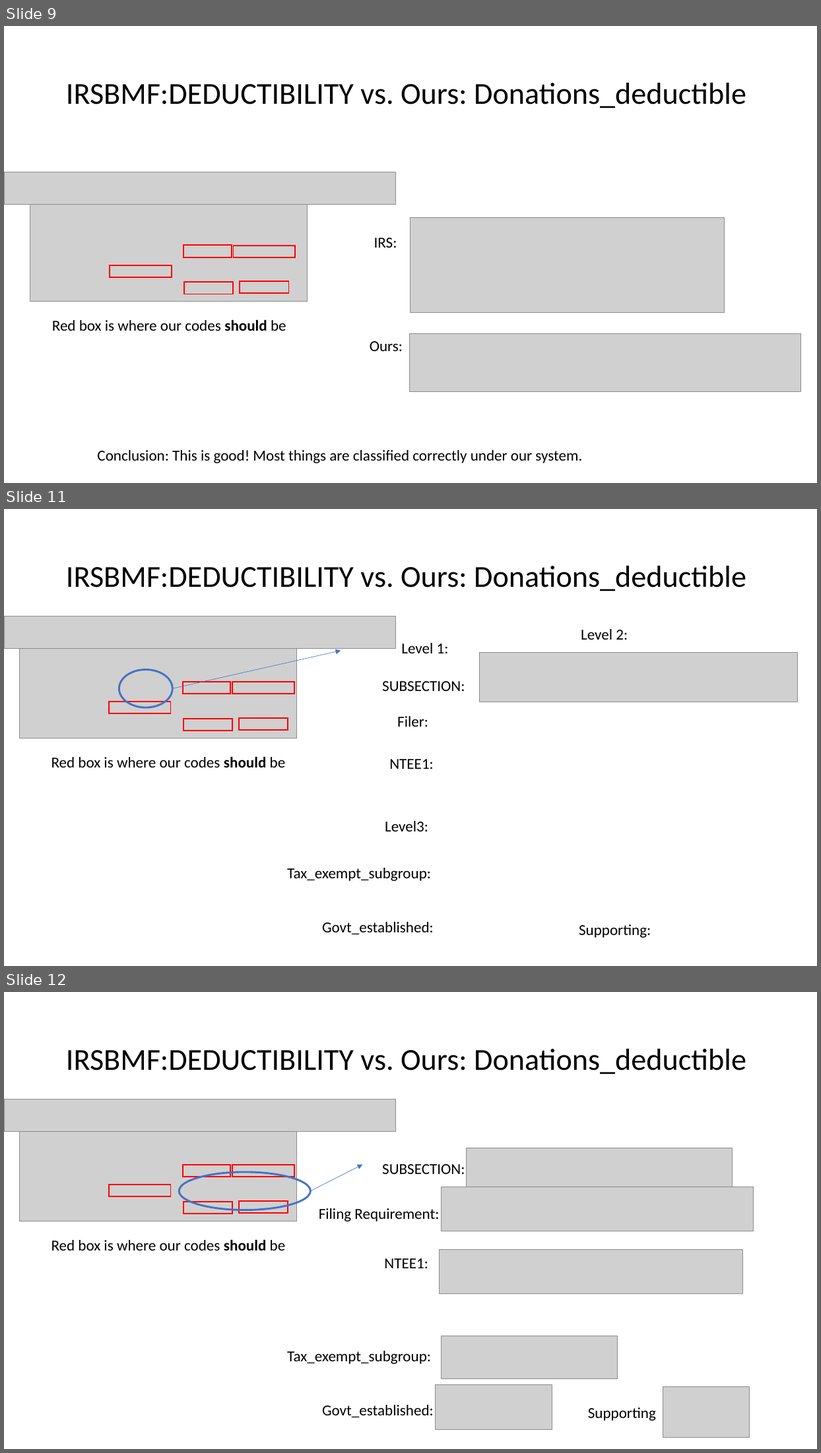
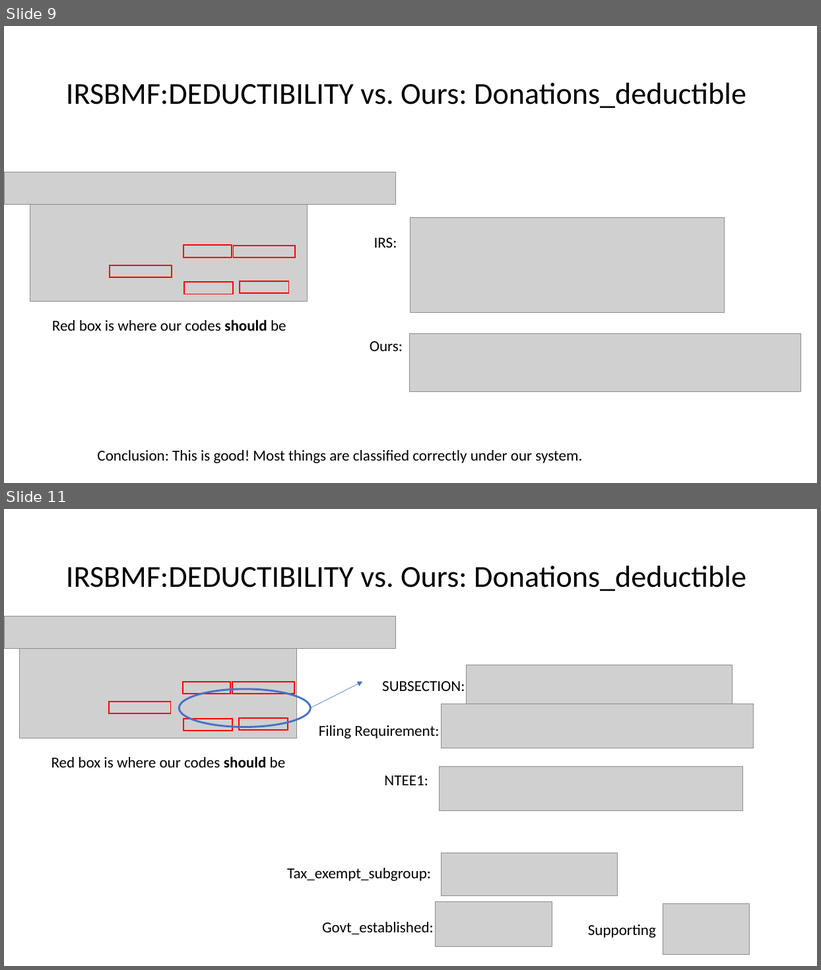
Before and after one commit to Nonprofit-Open-Data-Collective/metadata-standards, a slide deck: tax-exempt-status/501ctype-groups.pptx. Shown one above the other, each under a label of ours: slides 9, 11 and 12 before the commit, slides 9 and 11 after it; the slides between them are not shown. The pictures are 821x1453 and 821x970 pixels, drawn with LibreOffice and Linux fonts; fonts in the diff are those of the drawing; grey boxes stand for pictures. Boxes give left, top, right and bottom in pixels: in the first picture for what was removed or moved away, otherwise in the second. Text is boxed around its words. In the diff, an @@ line names an element or a change of style, - is before the commit and + after.

Commit message:
looking more into donations_deductible

```diff
--- a/tax-exempt-status/501ctype-groups.pptx
+++ b/tax-exempt-status/501ctype-groups.pptx
@@ slide 11 removed at [4, 509, 817, 966], background #FFFFFF @@
@@ title removed at [66, 566, 746, 591] @@
-IRSBMF:DEDUCTIBILITY vs. Ours: Donations_deductible
@@ picture removed at [4, 617, 395, 648] @@
@@ picture removed at [20, 626, 297, 739] @@
@@ text removed at [401, 643, 449, 654] @@
-Level 1:
@@ text removed at [581, 629, 628, 640] @@
-Level 2:
@@ arrow removed from (172, 689) to (341, 650) @@
@@ picture removed at [479, 653, 797, 702] @@
@@ ellipse removed at [120, 669, 173, 707] @@
@@ rectangle removed at [183, 682, 231, 694] @@
@@ rectangle removed at [233, 682, 295, 694] @@
@@ text removed at [382, 681, 465, 691] @@
-SUBSECTION:
@@ rectangle removed at [109, 702, 171, 714] @@
@@ rectangle removed at [184, 719, 232, 731] @@
@@ rectangle removed at [239, 718, 288, 730] @@
@@ text removed at [397, 716, 428, 727] @@
-Filer:
@@ text removed at [52, 757, 286, 768] @@
-Red box is where our codes should be
@@ text removed at [389, 759, 434, 769] @@
-NTEE1:
@@ text removed at [385, 821, 428, 832] @@
-Level3:
@@ text removed at [287, 868, 431, 881] @@
-Tax_exempt_subgroup:
@@ text removed at [322, 922, 434, 935] @@
-Govt_established:
@@ text removed at [579, 925, 651, 938] @@
-Supporting:
@@ what was slide 12 is now slide 11 @@
```
Also in this commit, not shown: 1 slide changed, 2 other files.
